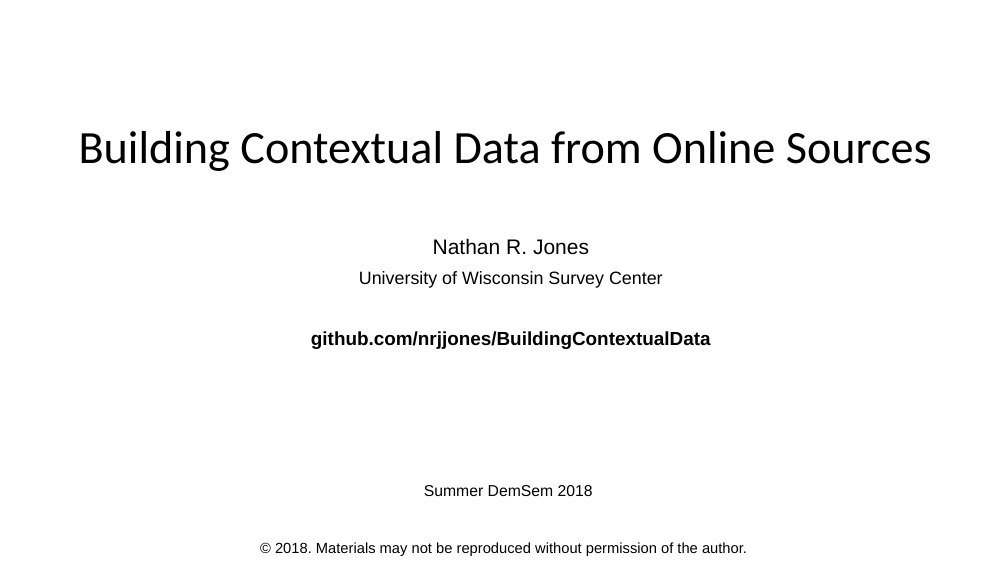
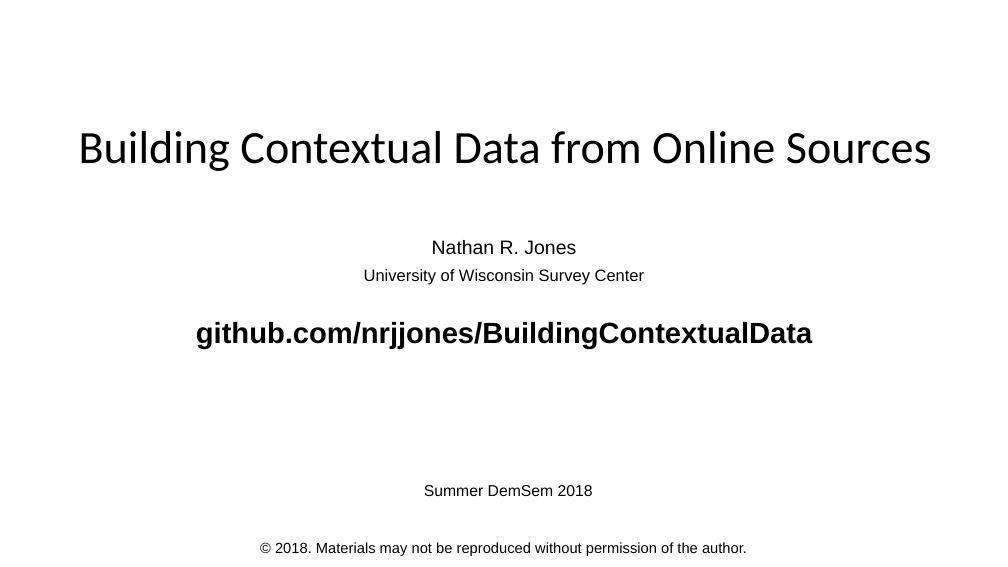
Before and after one commit to nrjjones/BuildingContextualData, a slide deck: slide 1 of presentation/Jones - Contextual Data Presentation.pptx. Drawn at 1008x567 pixels with LibreOffice and Linux fonts; fonts in the diff are those of the drawing; background and template pictures are left out. Boxes give left, top, right and bottom in pixels: in the first picture for what was removed or moved away, otherwise in the second. Text is boxed around its words. In the diff, an @@ line names an element or a change of style, - is before the commit and + after.

```diff
--- a/presentation/Jones - Contextual Data Presentation.pptx
+++ b/presentation/Jones - Contextual Data Presentation.pptx
@@ text "Nathan R. Jones": place and size @@
-text "Nathan R. Jones" at [311, 238, 711, 349]
+text "Nathan R. Jones" at [196, 240, 812, 349]
@@ text "Nathan R. Jones" at [196, 240, 812, 349]: size 20 to 18.5 pt in "Nathan R. Jones"; size 17 to 15.7 pt in "University of Wisconsin Survey Center"; size 18 to 27.8 pt in "github.com/nrjjones/BuildingContextualData"; line spacing 0.9 to 0.8 @@
```
Also in this commit, not shown: 1 other file.
